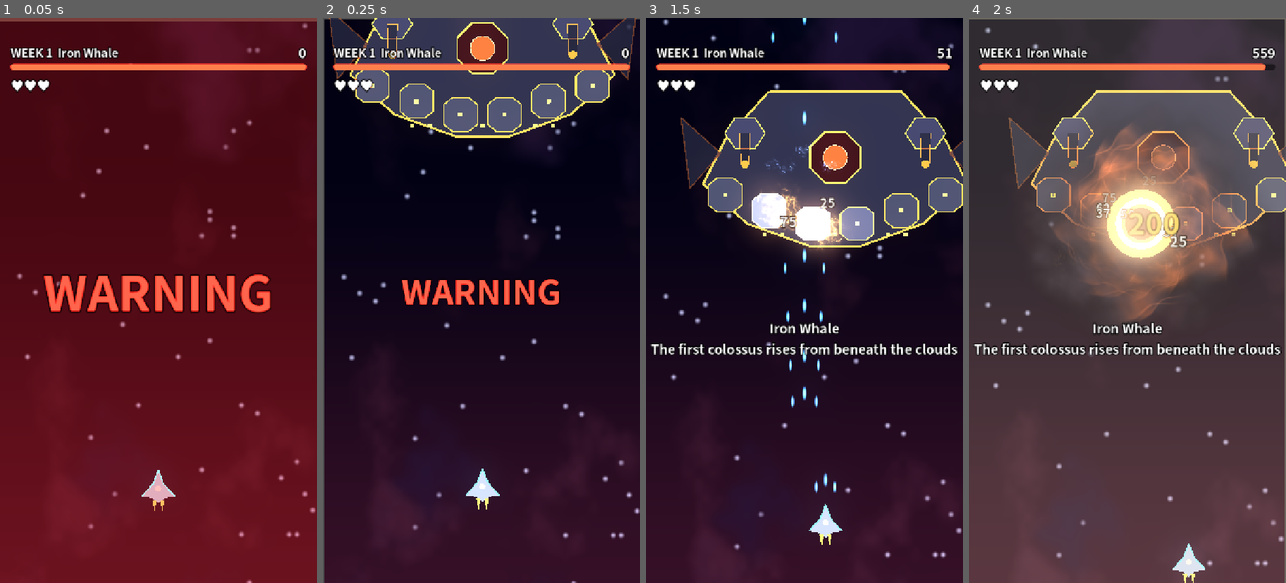
Above: before the commit, frames 1-4 (left to right).
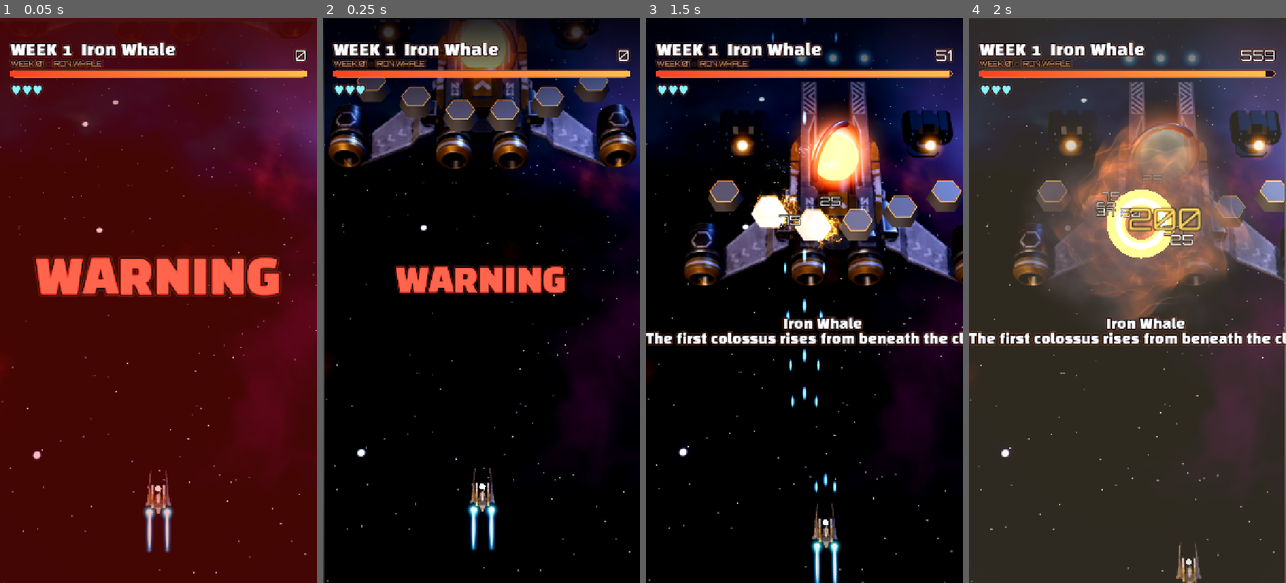
Above: after the commit, the same moments.

Repository: aske0115/thirdPrj
Game: Godot game, scene res://scenes/main.tscn
Same seed, same stepped clock (60 frames per second), same inputs: the game is played once before the commit and once after it.
Inputs (mouse positions are in pixels of both pictures, inside the frame that each line leads up to):
- Up to frame 1 (0.05 s): no input
- Up to frame 2 (0.25 s): no input
- Up to frame 3 (1.5 s): move the mouse to (874, 272) at 0.52 s; click (874, 272) at 0.67 s; drag from (741, 328) to (788, 413) at 1.27 s
- Up to frame 4 (2 s): no input

The runs differ from the first frame. In frame 1, 45% of the frame differs, in the area x 0-100%, y 0-100%; in frame 2, 69%; in frame 3, 74%; in frame 4, 59%.

Commit message:
게임 화면을 3D로: 2D 판정 그대로 두고 3D 층(View3D)이 카메라 광선-평면 교차로 위치를 맞춰 그림, HUD를 시안 글꼴·바로, 결정 009(오늘의 보스+해체 쾌감, 단계별 연동) 문서화
검수 반영: 3D 해상도 상한·창 크기 추적, 히트스톱 중 기울기 튐 방지, 발광 재질 미리 켜기. 안 쓰는 sky 셰이더 삭제, 시험용 --god 인자.

Co-Authored-By: Claude Opus 5.5 <noreply@anthropic.com>

Diff:
--- a/scripts/hud.gd
+++ b/scripts/hud.gd
@@ -4,7 +4,9 @@
 
 signal retry
 
-var font: SystemFont
+var font: Font
+var font_en: Font
+var sub: Label
 var boss_bar: ProgressBar
 var boss_name: Label
 var score_lbl: Label
@@ -16,9 +18,8 @@
 var flash: ColorRect
 
 func _ready() -> void:
-	font = SystemFont.new()
-	font.font_names = PackedStringArray(["Apple SD Gothic Neo", "Noto Sans CJK KR", "Noto Sans KR", "sans-serif"])
-	font.font_weight = 800
+	font = load("res://assets/fonts/BlackHanSans-Regular.ttf")
+	font_en = load("res://assets/fonts/Orbitron.ttf")
 	var root := Control.new()
 	root.set_anchors_preset(Control.PRESET_FULL_RECT)
 	root.mouse_filter = Control.MOUSE_FILTER_IGNORE
@@ -27,6 +28,27 @@
 	th.default_font_size = 30
 	root.theme = th
 	add_child(root)
+	var vig := ColorRect.new()
+	vig.set_anchors_preset(Control.PRESET_FULL_RECT)
+	vig.mouse_filter = Control.MOUSE_FILTER_IGNORE
+	var vm := ShaderMaterial.new()
+	vm.shader = load("res://shaders/vignette.gdshader")
+	vig.material = vm
+	root.add_child(vig)
+	var shade := TextureRect.new()
+	var sg := Gradient.new()
+	sg.set_color(0, Color(0.0, 0.0, 0.03, 0.85))
+	sg.set_color(1, Color(0.0, 0.0, 0.03, 0.0))
+	var sgt := GradientTexture2D.new()
+	sgt.gradient = sg
+	sgt.fill_from = Vector2(0.5, 0.0)
+	sgt.fill_to = Vector2(0.5, 1.0)
+	shade.texture = sgt
+	shade.expand_mode = TextureRect.EXPAND_IGNORE_SIZE
+	shade.set_anchors_preset(Control.PRESET_TOP_WIDE)
+	shade.custom_minimum_size.y = 260
+	shade.mouse_filter = Control.MOUSE_FILTER_IGNORE
+	root.add_child(shade)
 	flash = ColorRect.new()
 	flash.set_anchors_preset(Control.PRESET_FULL_RECT)
 	flash.color = Color(1, 1, 1, 0)
@@ -41,31 +63,51 @@
 	root.add_child(top)
 	var row := HBoxContainer.new()
 	top.add_child(row)
-	boss_name = _lbl("", 26)
-	row.add_child(boss_name)
+	var names := VBoxContainer.new()
+	names.add_theme_constant_override("separation", 0)
+	row.add_child(names)
+	boss_name = _lbl("", 36)
+	names.add_child(boss_name)
+	sub = _lbl("", 15)
+	sub.add_theme_font_override("font", font_en)
+	sub.add_theme_color_override("font_color", Color(1.0, 0.72, 0.45))
+	names.add_child(sub)
 	var sp := Control.new()
 	sp.size_flags_horizontal = Control.SIZE_EXPAND_FILL
 	row.add_child(sp)
-	score_lbl = _lbl("0", 30)
+	score_lbl = _lbl("0", 32)
+	score_lbl.add_theme_font_override("font", font_en)
 	row.add_child(score_lbl)
 	boss_bar = ProgressBar.new()
 	boss_bar.show_percentage = false
-	boss_bar.custom_minimum_size = Vector2(0, 14)
+	boss_bar.custom_minimum_size = Vector2(0, 18)
 	boss_bar.max_value = 1.0
 	boss_bar.step = 0.0
 	boss_bar.value = 1.0
 	var bg := StyleBoxFlat.new()
-	bg.bg_color = Color(0, 0, 0, 0.5)
-	bg.set_corner_radius_all(7)
-	var fg := StyleBoxFlat.new()
-	fg.bg_color = Color(2.2, 0.5, 0.3)
-	fg.set_corner_radius_all(7)
+	bg.bg_color = Color(0.05, 0.04, 0.1, 0.8)
+	bg.border_color = Color(1.0, 0.55, 0.25, 0.9)
+	bg.set_border_width_all(2)
+	bg.set_corner_radius_all(9)
+	# 채움: 빨강→주황 그러데이션(시안과 같은 바)
+	var fgr := Gradient.new()
+	fgr.set_color(0, Color(1.0, 0.25, 0.15))
+	fgr.set_color(1, Color(1.0, 0.75, 0.3))
+	var fgt := GradientTexture2D.new()
+	fgt.gradient = fgr
+	fgt.fill_to = Vector2(1, 0)
+	var fg := StyleBoxTexture.new()
+	fg.texture = fgt
+	fg.set_content_margin_all(0)
+	fg.expand_margin_top = -3
+	fg.expand_margin_bottom = -3
 	boss_bar.add_theme_stylebox_override("background", bg)
 	boss_bar.add_theme_stylebox_override("fill", fg)
 	boss_bar.mouse_filter = Control.MOUSE_FILTER_IGNORE
 	top.add_child(boss_bar)
 	lives_lbl = _lbl("", 30)
-	lives_lbl.position = Vector2(24, 130)
+	lives_lbl.add_theme_color_override("font_color", Color(0.55, 0.95, 1.0))
+	lives_lbl.position = Vector2(24, 150)
 	root.add_child(lives_lbl)
 	banner = _lbl("", 76)
 	banner.horizontal_alignment = HORIZONTAL_ALIGNMENT_CENTER
@@ -107,7 +149,11 @@
 	l.text = t
 	l.add_theme_font_size_override("font_size", size)
 	l.add_theme_constant_override("outline_size", 10)
-	l.add_theme_color_override("font_outline_color", Color(0, 0, 0, 0.85))
+	l.add_theme_color_override("font_outline_color", Color(0, 0, 0.05, 0.85))
+	l.add_theme_color_override("font_shadow_color", Color(1.0, 0.45, 0.15, 0.3))
+	l.add_theme_constant_override("shadow_offset_x", 0)
+	l.add_theme_constant_override("shadow_offset_y", 0)
+	l.add_theme_constant_override("shadow_outline_size", 16)
 	l.mouse_filter = Control.MOUSE_FILTER_IGNORE
 	return l
 
--- a/scripts/main.gd
+++ b/scripts/main.gd
@@ -1,5 +1,5 @@
 # 진입점: 장면을 코드로 짓고, 입력(손가락 그대로 따라감)·판 흐름·손맛(히트스톱·흔들림·진동)·자동 플레이·화면 저장을 맡는다.
-# 실행 인자(-- 뒤): --auto(자동 플레이) --shot=경로 --shot-at=초 --quit-at=초 --lang=en --boss=iron_whale
+# 실행 인자(-- 뒤): --auto(자동 플레이) --god(시험용 무적) --shot=경로 --shot-at=초 --quit-at=초 --lang=en --boss=iron_whale
 class_name Main
 extends Node2D
 
@@ -16,6 +16,7 @@
 var shots: Bullets
 var fx: Fx
 var hud: Hud
+var view: View3D
 var score := 0
 var shake := 0.0
 var hitstop_on := false
@@ -51,14 +52,6 @@
 	cam = Camera2D.new()
 	cam.anchor_mode = Camera2D.ANCHOR_MODE_FIXED_TOP_LEFT
 	add_child(cam)
-	var sky := ColorRect.new()
-	sky.size = Vector2(720, 1280)
-	sky.position = Vector2(0, 0)
-	var sm := ShaderMaterial.new()
-	sm.shader = load("res://shaders/sky.gdshader")
-	sky.material = sm
-	sky.z_index = -50
-	add_child(sky)
 	var dot := _dot_texture()
 	enemy = Bullets.new()
 	add_child(enemy)
@@ -81,17 +74,26 @@
 	player.position = Vector2(360, 1060)
 	player.z_index = 6
 	add_child(player)
+	# 그림은 3D 층이 맡고, 2D 보스·기체 몸통은 판정용으로만 남긴다(판정 점은 보이게 둠)
+	boss.modulate = Color(1, 1, 1, 0)
+	player.body.visible = false
+	view = View3D.new()
+	view.z_index = -50
+	add_child(view)
+	move_child(view, 0)
+	view.setup(self)
 	hud = Hud.new()
 	add_child(hud)
 	hud.retry.connect(func(): get_tree().reload_current_scene())
 	fx = Fx.new()
 	add_child(fx)
-	fx.setup(hud.font, dot)
+	fx.setup(hud.font_en, dot)
 	fx.gem_collected.connect(func(n): if not over: score += n * 10)
 	# 켜자마자: 경고 + 보스 등장(결정 007 — 첫 화면부터 터지게)
 	var nm: Dictionary = boss.data["name"]
 	var intro: Dictionary = boss.data["intro"]
 	hud.boss_name.text = L("%d주차  %s" % [int(boss.data["week"]), nm["ko"]], "WEEK %d  %s" % [int(boss.data["week"]), nm["en"]])
+	hud.sub.text = "WEEK %02d  ·  %s" % [int(boss.data["week"]), String(nm["en"]).to_upper()]
 	hud.show_banner("WARNING", Color(2.6, 0.4, 0.3), 0.7)
 	hud.flash_screen(Color(1, 0.1, 0.05), 0.35)
 	fx.play("warn", 1.0, -6.0)
@@ -142,6 +144,7 @@
 	if not over and player.invuln <= 0.0 and enemy.hit_circle(player.position, Player.HITBOX) >= 0:
 		_player_hit()
 	fx.update(delta, player.position)
+	view.sync(delta)
 	hud.score_lbl.text = str(score)
 	hud.boss_bar.value = boss.hp_fraction()
 	# 카메라 흔들림(실제 시간 기준이라 히트스톱 중에도 흔들림)
@@ -169,6 +172,7 @@
 
 func _on_part_broken(p: Boss.Part, at: Vector2) -> void:
 	var big := p.group != "armor"
+	view.part_broken(p, at)
 	hitstop(0.09 if big else 0.06)
 	shake = maxf(shake, 1.0 if big else 0.7)
 	hud.flash_screen(Color(1, 0.9, 0.7), 0.35 if big else 0.22)
@@ -221,6 +225,8 @@
 	print("RESULT win time=%.1f score=%d lives=%d" % [t, score, player.lives])
 
 func _player_hit() -> void:
+	if args.has("god"):  # 시험용 무적(끝까지 흐름 확인)
+		return
 	player.lives -= 1
 	player.invuln = 2.0
 	lives_text()
--- /dev/null
+++ b/scripts/view3d.gd
@@ -0,0 +1,395 @@
+# 3D 화면 층(디자인 담당 파일): 판정·이동은 2D 로직 그대로 두고, 그 위치를 3D 장면에 옮겨 그린다.
+# 2D 점 → 카메라 광선이 바닥 평면(y=0)과 만나는 점. 그래서 3D 모델이 2D 판정 자리와 화면에서 정확히 겹친다.
+# 3D는 SubViewport에서 그려 2D 맨 아래에 깔고, 탄·보석·숫자 같은 2D 연출은 그 위에 2D 빛 번짐으로 얹는다.
+class_name View3D
+extends Node2D
+
+var main: Main
+var vp: SubViewport
+var sprite: Sprite2D
+var world: Node3D
+var cam: Camera3D
+var vis := Vector2(720, 1280)
+var metal: StandardMaterial3D
+var dark_metal: StandardMaterial3D
+var hull: Node3D
+var hull_w := 0.0
+var part_nodes := {}   # Boss.Part → {node, w, lift, mat}
+var core_ring: Node3D
+var ship: Node3D
+var ship_w := 0.0
+var ship_prev_x := 360.0
+var bank := 0.0
+var moving: Array[Dictionary] = []
+
+func setup(m: Main) -> void:
+	main = m
+	vp = SubViewport.new()
+	vp.msaa_3d = Viewport.MSAA_2X
+	vp.render_target_update_mode = SubViewport.UPDATE_ALWAYS
+	add_child(vp)
+	sprite = Sprite2D.new()
+	sprite.centered = false
+	sprite.texture = vp.get_texture()
+	add_child(sprite)
+	_fit_size()
+	get_window().size_changed.connect(_fit_size)  # 폴더블 펼침·창 크기 변경 때 판정과 그림이 같이 따라가게
+	world = Node3D.new()
+	vp.add_child(world)
+	metal = _mat(Color(0.42, 0.44, 0.5), 0.9, 0.32)
+	dark_metal = _mat(Color(0.13, 0.14, 0.18), 0.85, 0.4)
+	_env()
+	_backdrop()
+	_boss()
+	_player()
+
+# 3D 해상도는 창 픽셀 크기를 따르되 높이 1600을 넘지 않게(고해상도 폰에서 빛 번짐·MSAA 비용 상한)
+func _fit_size() -> void:
+	vis = get_viewport().get_visible_rect().size
+	var ws := Vector2(get_window().size)
+	vp.size = Vector2i(ws * minf(1.0, 1600.0 / ws.y))
+	sprite.scale = vis / Vector2(vp.size)
+
+func _mat(c: Color, metallic: float, rough: float) -> StandardMaterial3D:
+	var m := StandardMaterial3D.new()
+	m.albedo_color = c
+	m.metallic = metallic
+	m.roughness = rough
+	return m
+
+# 2D 화면 좌표 → 3D. lift만큼 카메라 쪽으로 당겨도 화면 위치는 그대로(같은 광선 위).
+func to3d(p: Vector2, lift := 0.0) -> Vector3:
+	var s := p * Vector2(vp.size) / vis
+	var o := cam.project_ray_origin(s)
+	var d := cam.project_ray_normal(s)
+	return o + d * (-o.y / d.y - lift)
+
+func units_per_px(p: Vector2) -> float:
+	return to3d(p + Vector2(1, 0)).x - to3d(p).x
+
+func _env() -> void:
+	var env := Environment.new()
+	env.background_mode = Environment.BG_COLOR
+	env.background_color = Color(0.01, 0.01, 0.03)
+	env.ambient_light_source = Environment.AMBIENT_SOURCE_COLOR
+	env.ambient_light_color = Color(0.25, 0.3, 0.5)
+	env.ambient_light_energy = 0.55
+	env.tonemap_mode = Environment.TONE_MAPPER_ACES
+	env.tonemap_exposure = 1.1
+	env.glow_enabled = true
+	env.glow_intensity = 0.85
+	env.glow_strength = 1.1
+	env.glow_bloom = 0.04
+	env.glow_hdr_threshold = 0.9
+	env.glow_blend_mode = Environment.GLOW_BLEND_MODE_SOFTLIGHT
+	env.set_glow_level(0, 0.0)
+	env.set_glow_level(2, 1.0)
+	env.set_glow_level(4, 0.8)
+	env.adjustment_enabled = true
+	env.adjustment_contrast = 1.08
+	env.adjustment_saturation = 1.12
+	var we := WorldEnvironment.new()
+	we.environment = env
+	world.add_child(we)
+	var key := DirectionalLight3D.new()
+	key.light_color = Color(1.0, 0.86, 0.72)
+	key.light_energy = 2.1
+	key.rotation_degrees = Vector3(-58, -32, 0)
+	world.add_child(key)
+	var rim := DirectionalLight3D.new()
+	rim.light_color = Color(0.45, 0.65, 1.0)
+	rim.light_energy = 1.4
+	rim.rotation_degrees = Vector3(-25, 150, 0)
+	world.add_child(rim)
+	cam = Camera3D.new()
+	cam.fov = 48.0
+	cam.position = Vector3(0, 40, 21)
+	world.add_child(cam)
+	cam.look_at(Vector3(0, 0, 0.5), Vector3.UP)
+
+func _plane(size: Vector2, y: float, shader: String, params := {}) -> MeshInstance3D:
+	var m := MeshInstance3D.new()
+	var pm := PlaneMesh.new()
+	pm.size = size
+	m.mesh = pm
+	var sm := ShaderMaterial.new()
+	sm.shader = load(shader)
+	for k in params:
+		sm.set_shader_parameter(k, params[k])
+	m.material_override = sm
+	m.position.y = y
+	m.cast_shadow = GeometryInstance3D.SHADOW_CASTING_SETTING_OFF
+	world.add_child(m)
+	return m
+
+func _backdrop() -> void:
+	var neb := _plane(Vector2(420, 420), -90.0, "res://shaders/nebula.gdshader")
+	neb.position.z = 30.0
+	var planet := MeshInstance3D.new()
+	var sp := SphereMesh.new()
+	sp.radius = 7.0
+	sp.height = 14.0
+	planet.mesh = sp
+	var pmat := ShaderMaterial.new()
+	pmat.shader = load("res://shaders/planet.gdshader")
+	planet.material_override = pmat
+	planet.position = Vector3(48, -95, -75)  # 화면 오른쪽 위 구석, 전투 구역을 가리지 않게
+	world.add_child(planet)
+	# 구름은 두 장만(겹칠수록 반투명 그리기 비용이 커짐 — ART_REVIEW 검수 의견)
+	_plane(Vector2(150, 220), -34.0, "res://shaders/clouds.gdshader", {tint = Vector3(0.22, 0.26, 0.55), density = 0.85, speed = 0.02, scale = 2.0})
+	_plane(Vector2(120, 180), -12.0, "res://shaders/clouds.gdshader", {tint = Vector3(0.45, 0.32, 0.6), density = 0.5, speed = 0.06, scale = 3.0})
+
+func _glow_quad(size: float, col: Color, parent: Node3D, streak := 0.0) -> MeshInstance3D:
+	var m := ShaderMaterial.new()
+	m.shader = load("res://shaders/glow.gdshader")
+	m.set_shader_parameter("billboard", streak <= 0.0)
+	m.set_shader_parameter("streak", streak)
+	var st := SurfaceTool.new()
+	st.begin(Mesh.PRIMITIVE_TRIANGLES)
+	var h := size * 0.5
+	var pts := [Vector3(-h, -h, 0), Vector3(h, -h, 0), Vector3(h, h, 0), Vector3(-h, h, 0)]
+	var uvs := [Vector2(0, 1), Vector2(1, 1), Vector2(1, 0), Vector2(0, 0)]
+	for i in [0, 1, 2, 0, 2, 3]:
+		st.set_color(col)
+		st.set_uv(uvs[i])
+		st.add_vertex(pts[i])
+	var q := MeshInstance3D.new()
+	q.mesh = st.commit()
+	q.material_override = m
+	parent.add_child(q)
+	return q
+
+# 모델을 감싼 노드를 만들고, 모델의 가로폭·가운데를 재서 (가운데가 원점, 가로폭 1)로 맞춘다.
+func _wrap(model: Node3D, rot_y: float) -> Node3D:
+	var w := Node3D.new()
+	world.add_child(w)
+	var inner := Node3D.new()
+	inner.rotation_degrees.y = rot_y
+	w.add_child(inner)
+	inner.add_child(model)
+	var box := AABB()
+	var first := true
+	for mi in model.find_children("*", "MeshInstance3D", true, false):
+		var b: AABB = (inner.transform * model.transform * _rel(mi as MeshInstance3D, model)) * (mi as MeshInstance3D).get_aabb()
+		box = b if first else box.merge(b)
+		first = false
+	inner.position = -box.get_center()
+	var s := 1.0 / maxf(box.size.x, box.size.z)  # 가장 긴 변(가로나 앞뒤)을 1로
+	inner.position *= s
+	inner.scale = Vector3.ONE * s
+	return w
+
+func _rel(n: Node3D, root: Node3D) -> Transform3D:
+	var tr := Transform3D.IDENTITY
+	var c: Node = n
+	while c != root and c != null:
+		tr = (c as Node3D).transform * tr
+		c = c.get_parent()
+	return tr
+
+func _recolor(model: Node3D, fn: Callable) -> void:
+	for mi in model.find_children("*", "MeshInstance3D", true, false):
+		var src: Material = (mi as MeshInstance3D).get_active_material(0)
+		(mi as MeshInstance3D).material_override = fn.call(src)
+
+func _boss() -> void:
+	var b := main.boss
+	var model: Node3D = load("res://assets/ships/Executioner.gltf").instantiate()
+	var hc := b.hull_col
+	_recolor(model, func(src: Material) -> Material:
+		var m: StandardMaterial3D = (src as StandardMaterial3D).duplicate() if src is StandardMaterial3D else StandardMaterial3D.new()
+		m.albedo_color = Color(0.72, 0.74, 0.82).lerp(hc * 3.0, 0.25)  # 보스 데이터의 선체 색을 살짝 섞음(주마다 다른 색)
+		m.metallic = 0.75
+		m.roughness = 0.38
+		return m)
+	hull = _wrap(model, 180.0)  # 머리가 화면 아래(플레이어 쪽)
+	hull_w = 640.0
+	for p in b.parts:
+		var n: Node3D
+		var w: float
+		var lift := 2.5
+		var mat: StandardMaterial3D
+		match p.shape:
+			"core":
+				n = Node3D.new()
+				world.add_child(n)
+				var core := MeshInstance3D.new()
+				var cs := SphereMesh.new()
+				cs.radius = 0.5
+				cs.height = 1.0
+				core.mesh = cs
+				mat = StandardMaterial3D.new()
+				mat.albedo_color = Color(0.1, 0.02, 0.02)
+				mat.emission_enabled = true
+				mat.emission = Color(1.0, 0.25, 0.08)
+				mat.emission_energy_multiplier = 3.5
+				core.material_override = mat
+				n.add_child(core)
+				core_ring = MeshInstance3D.new()
+				var tm := TorusMesh.new()
+				tm.inner_radius = 0.66
+				tm.outer_radius = 0.8
+				(core_ring as MeshInstance3D).mesh = tm
+				(core_ring as MeshInstance3D).material_override = metal
+				core_ring.rotation_degrees.x = 70
+				n.add_child(core_ring)
+				var g := _glow_quad(3.2, Color(1.6, 0.4, 0.12), n)
+				g.position.y = 0.3
+				var cl := OmniLight3D.new()
+				cl.light_color = Color(1.0, 0.4, 0.15)
+				cl.light_energy = 3.0
+				cl.omni_range = 4.0
+				cl.position.y = 0.8
+				n.add_child(cl)
+				w = p.r * 1.6
+				lift = 3.0
+			"gun":
+				var tur: Node3D = load("res://assets/kenney-space/turret_double.glb").instantiate()
+				mat = dark_metal.duplicate()
+				mat.emission_enabled = true  # 맞을 때 번쩍임용 — 미리 켜 둬야 첫 피격에 셰이더 재컴파일로 끊기지 않음
+				mat.emission = Color(1, 0.9, 0.8)
+				mat.emission_energy_multiplier = 0.0
+				_recolor(tur, func(_s: Material) -> Material: return mat)
+				n = _wrap(tur, 180.0)
+				var g2 := _glow_quad(0.8, Color(1.8, 0.6, 0.2), n)
+				g2.position = Vector3(0, 0.3, 0.6)
+				w = p.r * 2.2
+			_:
+				n = _armor_plate()
+				mat = n.get_meta("mat")
+				w = p.r * 2.1
+		part_nodes[p] = {node = n, w = w, lift = lift, mat = mat}
+	# 엔진 불꽃(선체 뒤쪽)
+	for s in [-0.12, 0.0, 0.12]:
+		var e := _glow_quad(0.1, Color(0.5, 0.8, 1.8), hull)
+		e.position = Vector3(s, 0.05, -0.48)
+
+func _armor_plate() -> Node3D:
+	var n := Node3D.new()
+	world.add_child(n)
+	var body := MeshInstance3D.new()
+	var cy := CylinderMesh.new()
+	cy.radial_segments = 6
+	cy.rings = 1
+	cy.top_radius = 0.37
+	cy.bottom_radius = 0.5
+	cy.height = 0.33
+	body.mesh = cy
+	var pm := _mat(Color(0.62, 0.64, 0.7), 0.9, 0.28)
+	pm.emission_enabled = true
+	pm.emission = Color(1, 0.9, 0.8)
+	pm.emission_energy_multiplier = 0.0
+	body.material_override = pm
+	body.rotation_degrees.y = 30
+	n.add_child(body)
+	var seam := MeshInstance3D.new()
+	var tm := TorusMesh.new()
+	tm.inner_radius = 0.38
+	tm.outer_radius = 0.4
+	tm.ring_segments = 6
+	tm.rings = 6
+	seam.mesh = tm
+	var sm := StandardMaterial3D.new()
+	sm.albedo_color = Color.BLACK
+	sm.emission_enabled = true
+	sm.emission = Color(1.0, 0.38, 0.1)
+	sm.emission_energy_multiplier = 1.8
+	seam.material_override = sm
+	seam.position.y = 0.17
+	seam.rotation_degrees.y = 30
+	n.add_child(seam)
+	n.set_meta("mat", pm)
+	return n
+
+func _player() -> void:
+	var model: Node3D = load("res://assets/ships/Striker.gltf").instantiate()
+	_recolor(model, func(src: Material) -> Material:
+		var m: StandardMaterial3D = (src as StandardMaterial3D).duplicate() if src is StandardMaterial3D else StandardMaterial3D.new()
+		m.metallic = 0.6
+		m.roughness = 0.35
+		m.rim_enabled = true
+		m.rim = 0.8
+		m.rim_tint = 0.3
+		return m)
+	ship = _wrap(model, 180.0)  # 기수가 보스 쪽
+	ship_w = 96.0
+	for s in [-0.2, 0.2]:
+		var g := _glow_quad(0.5, Color(0.4, 1.0, 2.2), ship)
+		g.position = Vector3(s, 0.0, 0.45)
+		var fl := _glow_quad(0.28, Color(0.3, 0.8, 2.0), ship, 3.5)
+		fl.rotation_degrees.x = -90
+		fl.scale = Vector3(1, 3.2, 1)
+		fl.position = Vector3(s, -0.02, 0.85)
+
+func _place(n: Node3D, at: Vector2, px_w: float, lift: float) -> void:
+	n.position = to3d(at, lift)
+	n.scale = Vector3.ONE * px_w * units_per_px(at)
+
+# 보스 부위가 부서질 때: 3D 섬광 빛(주변 금속을 비춤) + 금속 파편
+func part_broken(p: Boss.Part, at: Vector2) -> void:
+	var d: Dictionary = part_nodes.get(p, {})
+	if d.is_empty():
+		return
+	(d.node as Node3D).visible = false
+	var pos := to3d(at, d.lift)
+	var u := units_per_px(at)
+	var flash := OmniLight3D.new()
+	flash.light_color = Color(1.0, 0.6, 0.25)
+	flash.light_energy = 14.0
+	flash.omni_range = 260.0 * u
+	flash.position = pos + Vector3(0, 2, 0)
+	world.add_child(flash)
+	moving.append({node = flash, fade = 14.0, life = 0.5})
+	for i in (16 if p.group != "armor" else 10):
+		var c := MeshInstance3D.new()
+		var bx := BoxMesh.new()
+		bx.size = Vector3(randf_range(0.25, 0.7), randf_range(0.1, 0.25), randf_range(0.25, 0.6)) * p.r * u * 0.6
+		c.mesh = bx
+		c.material_override = metal if i % 3 else dark_metal
+		c.position = pos
+		c.rotation = Vector3(randf() * TAU, randf() * TAU, randf() * TAU)
+		world.add_child(c)
+		var dir := Vector3(randf_range(-1, 1), randf_range(0.3, 1.2), randf_range(-0.4, 1.0)).normalized()
+		moving.append({node = c, vel = dir * randf_range(8, 18) * p.r * u * 0.18, spin = Vector3(randf_range(-9, 9), randf_range(-9, 9), 0), grav = 30.0 * p.r * u * 0.1, life = 1.4})
+
+func sync(dt: float) -> void:
+	var b := main.boss
+	hull.visible = b.visible
+	_place(hull, b.global_position + Vector2(0, 20), hull_w, 0.0)
+	for p in part_nodes:
+		var d: Dictionary = part_nodes[p]
+		var n: Node3D = d.node
+		if not p.alive:
+			continue
+		n.visible = b.visible
+		_place(n, b.part_world(p), d.w, d.lift)
+		var m: StandardMaterial3D = d.mat
+		if p.shape == "core":
+			m.emission_energy_multiplier = 3.5 + p.flash * 6.0 + (2.0 if b.vulnerable(p) else 0.0) * (0.6 + 0.4 * sin(b.t * 8.0))
+		else:
+			m.emission_energy_multiplier = p.flash * 0.9
+	core_ring.rotation.z += dt * 1.5
+	# 내 기체: 좌우로 움직이면 그쪽으로 기울어짐
+	var pp := main.player.position
+	if dt > 0.004:  # 히트스톱 중(dt≈0)엔 속도가 튀므로 기울기를 건너뜀
+		var vx := (pp.x - ship_prev_x) / dt
+		bank = lerpf(bank, clampf(-vx / 1400.0, -0.6, 0.6), 1.0 - pow(0.001, dt))
+	ship_prev_x = pp.x
+	ship.visible = main.player.visible
+	_place(ship, pp + Vector2(0, 6), ship_w, 1.0)
+	ship.rotation.z = bank
+	for i in range(moving.size() - 1, -1, -1):
+		var m2: Dictionary = moving[i]
+		var n2: Node3D = m2.node
+		m2.life -= dt
+		if m2.has("vel"):
+			var v: Vector3 = m2.vel
+			v.y -= m2.grav * dt
+			m2.vel = v
+			n2.position += v * dt
+			n2.rotation += (m2.spin as Vector3) * dt
+		if m2.has("fade"):
+			(n2 as OmniLight3D).light_energy = m2.fade * maxf(m2.life, 0.0) / 0.5
+		if m2.life <= 0.0:
+			n2.queue_free()
+			moving.remove_at(i)
--- a/shaders/sky.gdshader
+++ /dev/null
@@ -1,29 +0,0 @@
-// 배경: 위로 흘러가는 구름층과 별, 아래쪽 노을빛. 코드로만 그림.
-shader_type canvas_item;
-
-uniform float speed = 1.0;
-
-float h(vec2 p) { return fract(sin(dot(p, vec2(127.1, 311.7))) * 43758.5453); }
-float n2(vec2 p) {
-	vec2 i = floor(p); vec2 f = fract(p); f = f * f * (3.0 - 2.0 * f);
-	return mix(mix(h(i), h(i + vec2(1, 0)), f.x), mix(h(i + vec2(0, 1)), h(i + vec2(1, 1)), f.x), f.y);
-}
-float fbm(vec2 p) { float v = 0.0; float a = 0.5; for (int i = 0; i < 4; i++) { v += a * n2(p); p *= 2.03; a *= 0.5; } return v; }
-
-void fragment() {
-	vec2 uv = UV;
-	float t = TIME * speed;
-	vec3 top = vec3(0.03, 0.03, 0.09);
-	vec3 bot = vec3(0.22, 0.08, 0.16);
-	vec3 col = mix(top, bot, smoothstep(0.2, 1.1, uv.y));
-	// 별
-	vec2 sp = uv * vec2(40.0, 70.0) + vec2(0.0, -t * 2.0);
-	float st = step(0.985, h(floor(sp))) * smoothstep(0.5, 0.0, length(fract(sp) - 0.5));
-	col += vec3(0.8, 0.85, 1.0) * st * 0.8;
-	// 구름층 두 겹(가까울수록 빠름)
-	float c1 = fbm(uv * vec2(3.0, 5.0) + vec2(0.0, -t * 0.25));
-	float c2 = fbm(uv * vec2(5.0, 8.0) + vec2(3.0, -t * 0.55));
-	col = mix(col, vec3(0.16, 0.1, 0.24), smoothstep(0.5, 0.8, c1) * 0.7);
-	col = mix(col, vec3(0.35, 0.16, 0.26), smoothstep(0.55, 0.85, c2) * 0.55 * uv.y);
-	COLOR = vec4(col, 1.0);
-}
Binary file added: screens/game/3d-phase1.jpg
Binary file added: screens/game/3d-phase3.jpg
Not shown, added: scripts/view3d.gd.uid
Not shown, removed: shaders/sky.gdshader.uid
Not shown, changed: docs/DECISIONS.md
Not shown, changed: docs/GDD.md
Not shown, changed: docs/TODO.md
